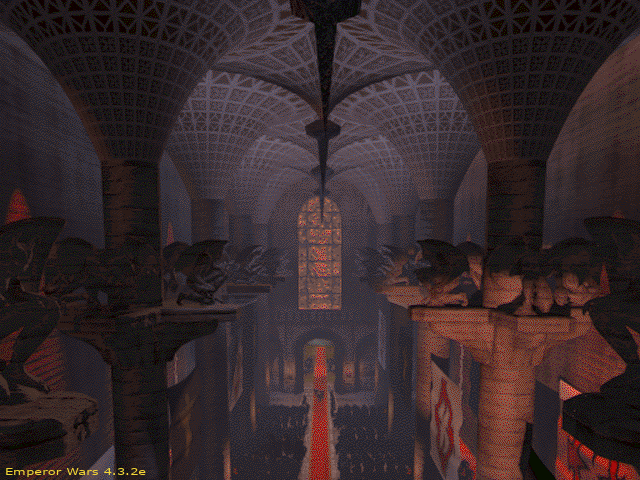
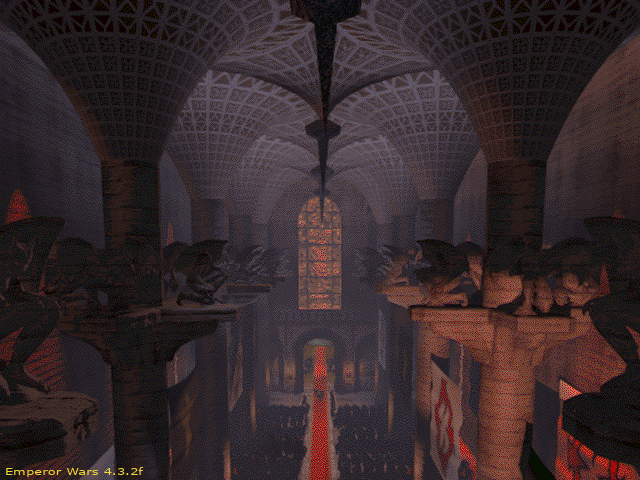
Comparing the layer stacks of the two 640×480 images. Changes:
renamed "Emperor Wars 4.3.2e" to "Emperor Wars 4.3.2f", painted on it over [138, 467, 146, 475]
